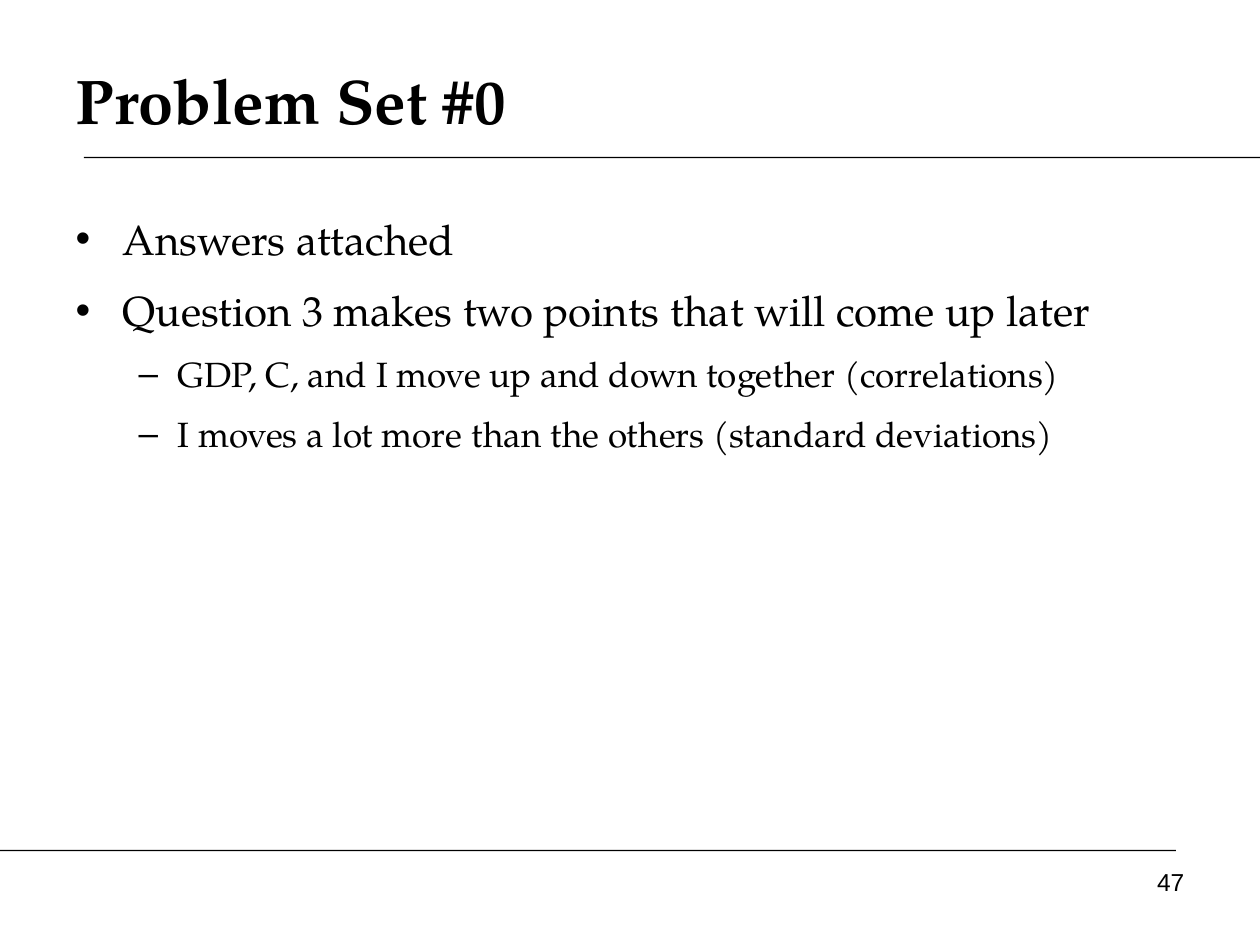
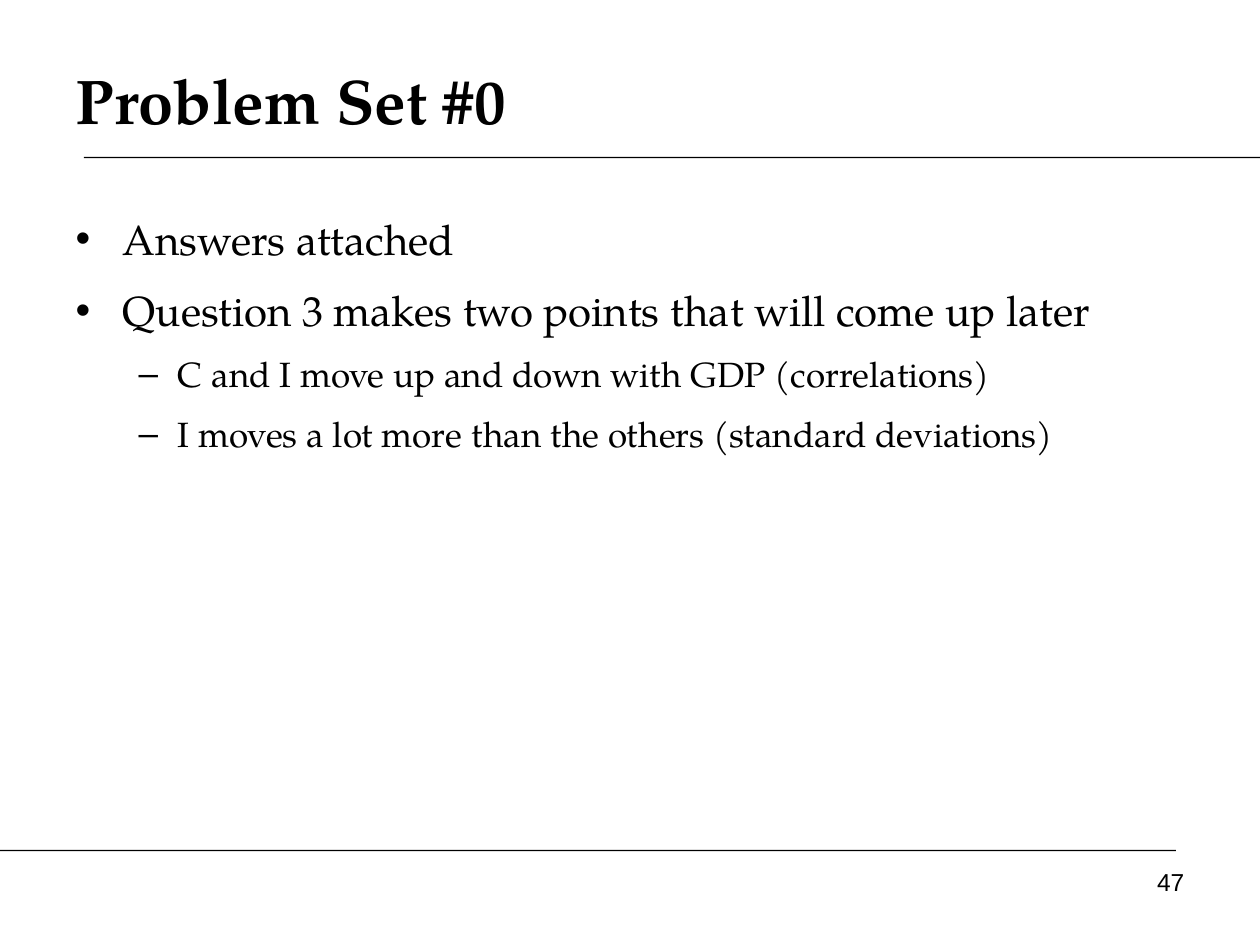
Before and after one commit to DaveBackus/Global_Economy, a slide deck: slide 47 of Slides/slides_growth1_f14.pptx. Drawn at 1260x945 pixels with LibreOffice and Linux fonts; fonts in the diff are those of the drawing. Boxes give left, top, right and bottom in pixels: in the first picture for what was removed or moved away, otherwise in the second. Text is boxed around its words. In the diff, an @@ line names an element or a change of style, - is before the commit and + after.

```diff
--- a/Slides/slides_growth1_f14.pptx
+++ b/Slides/slides_growth1_f14.pptx
@@ text at (178,361,990,397): text changed @@
-  – GDP, C, and I move up and down together (correlations)
+  – C and I move up and down with GDP (correlations)
```
Also in this commit, not shown: 9 other slides changed, 2 slides added, 4 other files.
